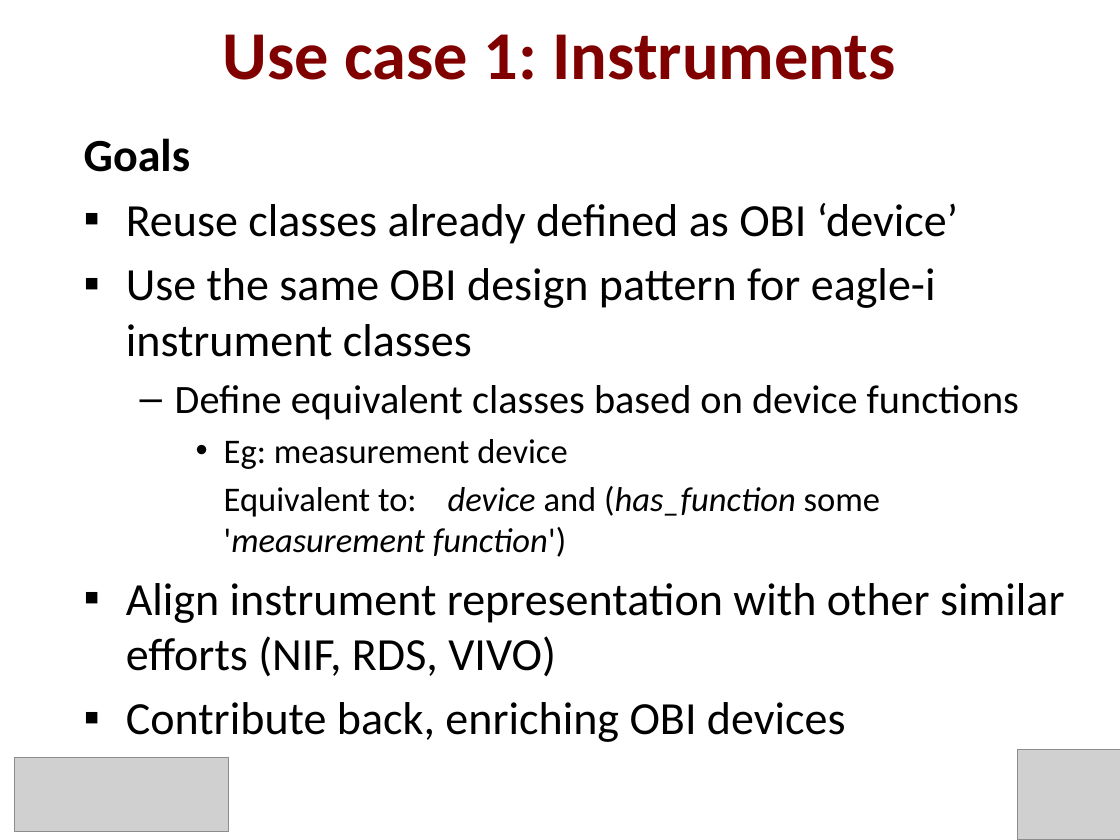
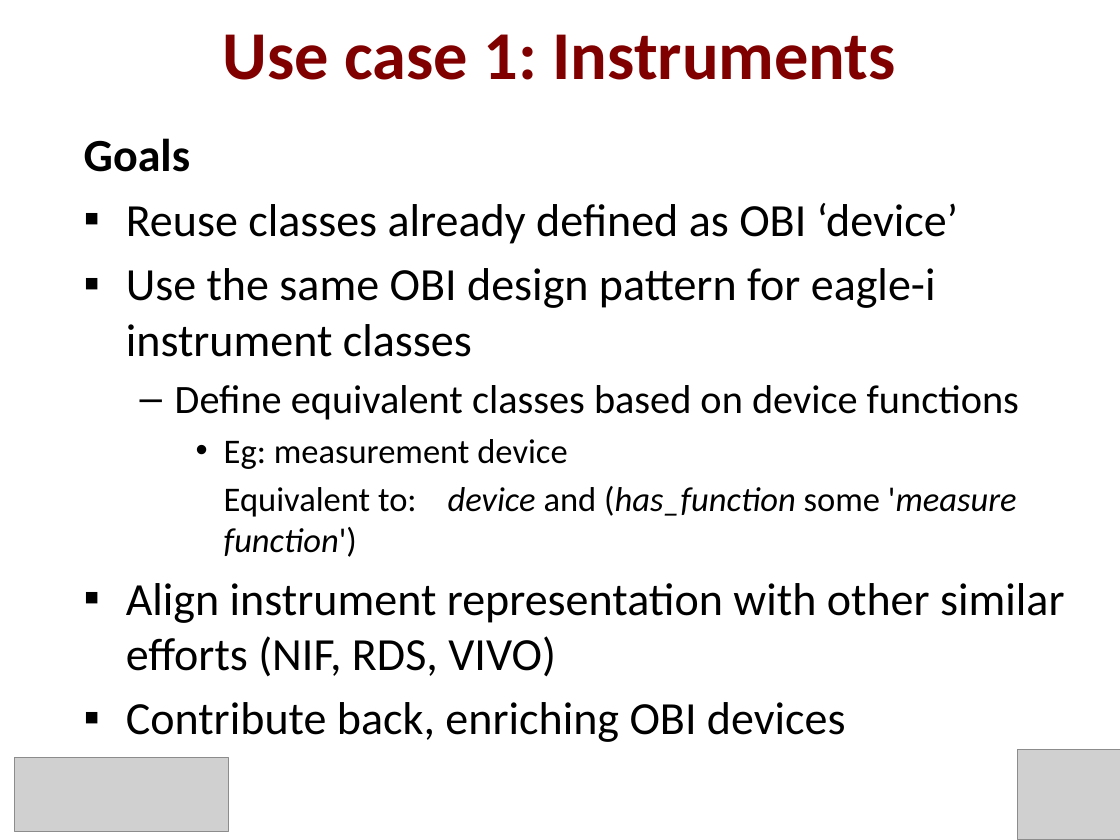
Before and after one commit to obi-ontology/obi-legacy-svn, a slide deck: slide 7 of trunk/docs/presentations/OBI tutorial July 2011 ICBO/eagle-i-ICBO-tutorial.pptx. Drawn at 1120x840 pixels with LibreOffice and Linux fonts; fonts in the diff are those of the drawing; grey boxes stand for pictures. Boxes give left, top, right and bottom in pixels: in the first picture for what was removed or moved away, otherwise in the second. Text is boxed around its words. In the diff, an @@ line names an element or a change of style, - is before the commit and + after.

Commit message:
Updated few things in eagle-i presentation

```diff
--- a/trunk/docs/presentations/OBI tutorial July 2011 ICBO/eagle-i-ICBO-tutorial.pptx
+++ b/trunk/docs/presentations/OBI tutorial July 2011 ICBO/eagle-i-ICBO-tutorial.pptx
@@ text at bbox=[224, 486, 1017, 557]: text changed @@
-    Equivalent to: device and (has_function some 'measurement function')
+    Equivalent to: device and (has_function some 'measure function')
```
